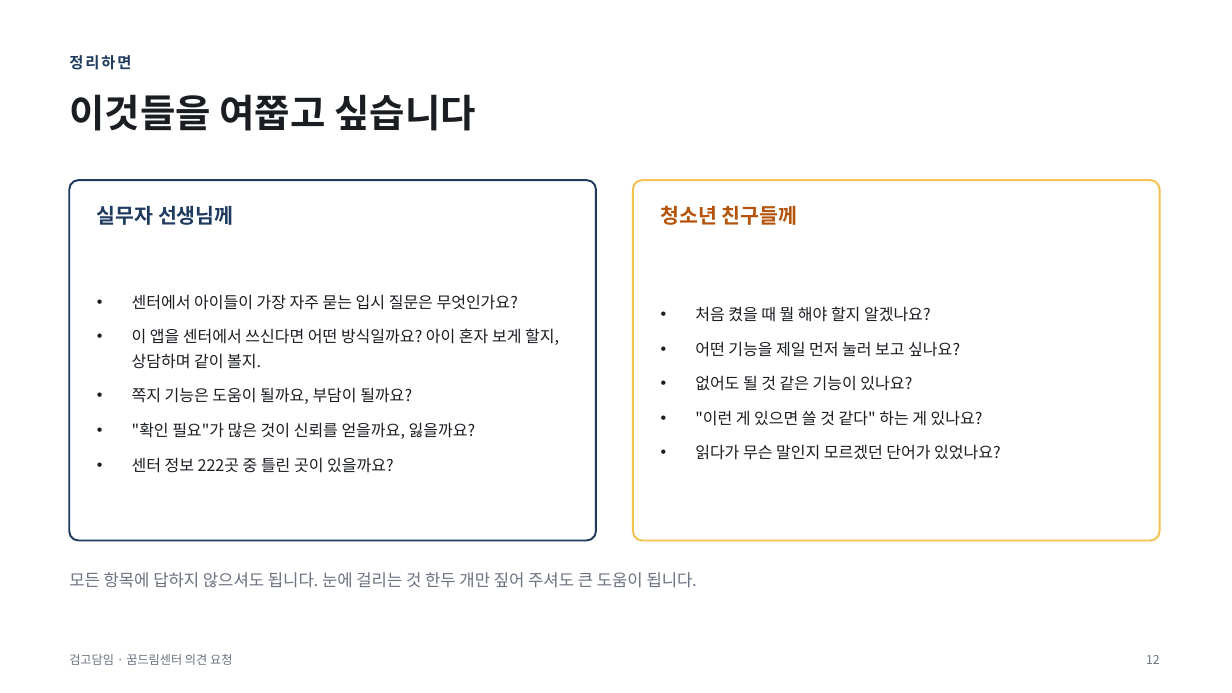
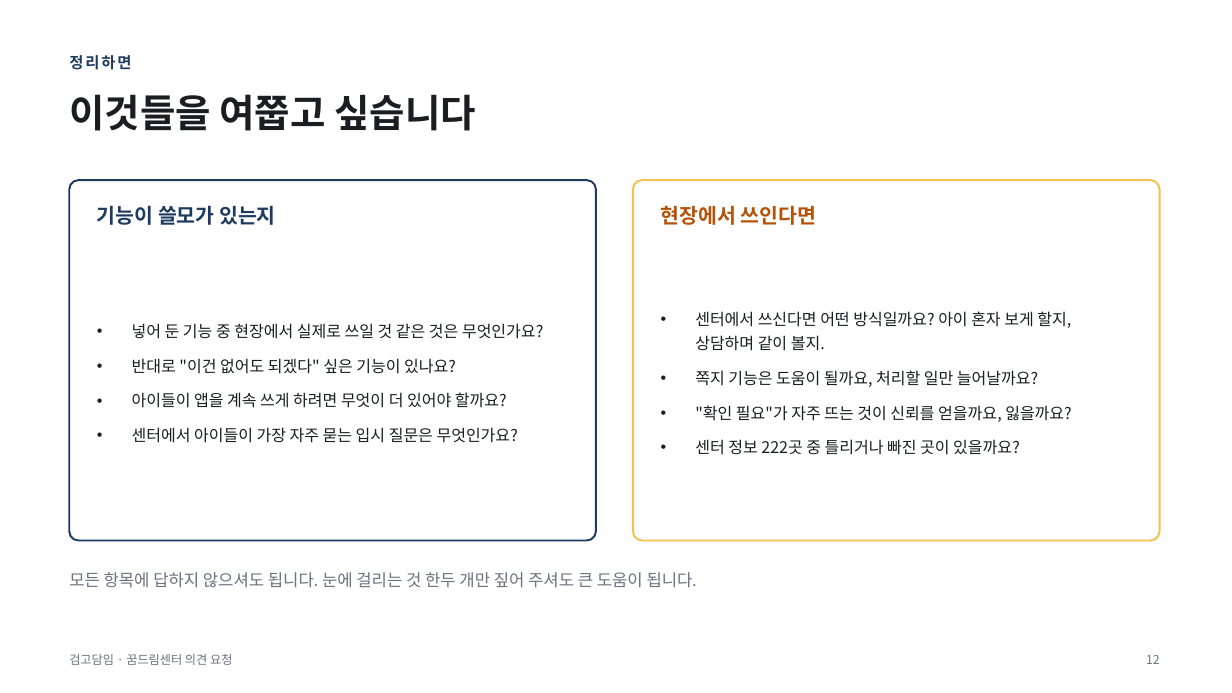
Before and after one commit to donggeun6669-cyber/ReBridge, a slide deck: slide 12 of ReBridge_AI공모전용/Planning/꿈드림_의견요청/검고담임_꿈드림센터_의견요청.pptx. Drawn at 1232x693 pixels with LibreOffice and Linux fonts; fonts in the diff are those of the drawing. Boxes give left, top, right and bottom in pixels: in the first picture for what was removed or moved away, otherwise in the second. Text is boxed around its words. In the diff, an @@ line names an element or a change of style, - is before the commit and + after.

```diff
--- a/ReBridge_AI공모전용/Planning/꿈드림_의견요청/검고담임_꿈드림센터_의견요청.pptx
+++ b/ReBridge_AI공모전용/Planning/꿈드림_의견요청/검고담임_꿈드림센터_의견요청.pptx
@@ text at (x1=97, y1=205, x2=276, y2=225): text changed @@
-실무자 선생님께
+기능이 쓸모가 있는지
@@ text at (x1=661, y1=205, x2=816, y2=225): text changed @@
-청소년 친구들께
+현장에서 쓰인다면
@@ text at (x1=132, y1=323, x2=543, y2=408): paragraphs added @@
+• 넣어 둔 기능 중 현장에서 실제로 쓰일 것 같은 것은 무엇인가요?
+• 반대로 "이건 없어도 되겠다" 싶은 기능이 있나요?
+• 아이들이 앱을 계속 쓰게 하려면 무엇이 더 있어야 할까요?
@@ text at (x1=132, y1=328, x2=559, y2=473): paragraphs removed @@
-• 이 앱을 센터에서 쓰신다면 어떤 방식일까요? 아이 혼자 보게 할지, 상담하며 같이 볼지.
-• 쪽지 기능은 도움이 될까요, 부담이 될까요?
-• "확인 필요"가 많은 것이 신뢰를 얻을까요, 잃을까요?
-• 센터 정보 222곳 중 틀린 곳이 있을까요?
@@ text at (x1=695, y1=311, x2=1072, y2=455): text changed @@
-• 처음 켰을 때 뭘 해야 할지 알겠나요?
-• 어떤 기능을 제일 먼저 눌러 보고 싶나요?
-• 없어도 될 것 같은 기능이 있나요?
-• "이런 게 있으면 쓸 것 같다" 하는 게 있나요?
-• 읽다가 무슨 말인지 모르겠던 단어가 있었나요?
+• 센터에서 쓰신다면 어떤 방식일까요? 아이 혼자 보게 할지, 상담하며 같이 볼지.
+• 쪽지 기능은 도움이 될까요, 처리할 일만 늘어날까요?
+• "확인 필요"가 자주 뜨는 것이 신뢰를 얻을까요, 잃을까요?
+• 센터 정보 222곳 중 틀리거나 빠진 곳이 있을까요?
@@ text at (x1=132, y1=427, x2=518, y2=443): less space between paragraphs @@
```
Also in this commit, not shown: 1 other slide changed, 1 other file.
